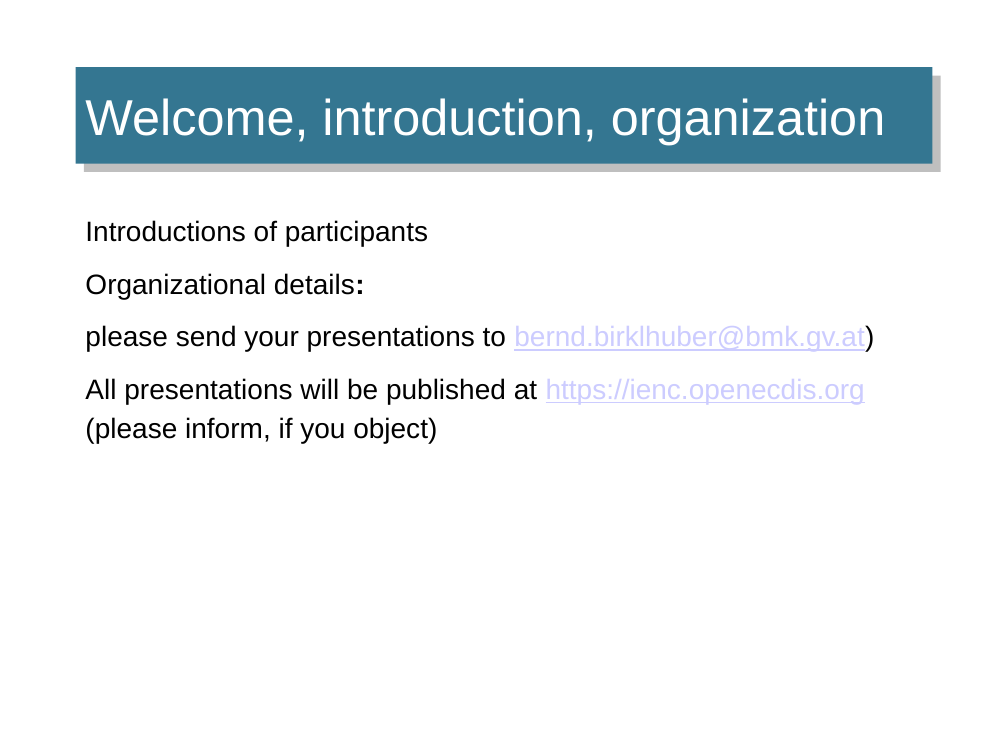
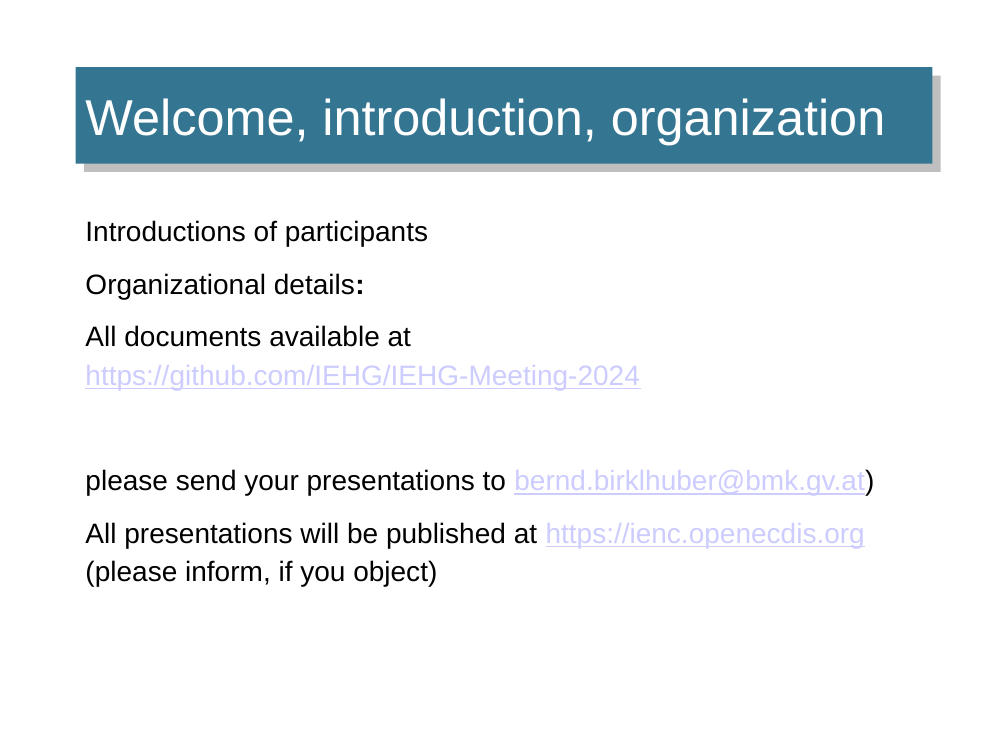
Before and after one commit to IEHG/IEHG-Meeting-2024, a slide deck: slide 3 of IEHG_2024.pptx. Drawn at 1008x756 pixels with LibreOffice and Linux fonts; fonts in the diff are those of the drawing; background and template pictures are left out. Boxes give left, top, right and bottom in pixels: in the first picture for what was removed or moved away, otherwise in the second. Text is boxed around its words. In the diff, an @@ line names an element or a change of style, - is before the commit and + after.

Commit message:
update of the documents

```diff
--- a/IEHG_2024.pptx
+++ b/IEHG_2024.pptx
@@ text at bbox=[85, 325, 639, 390]: paragraph added @@
+All documents available at
+https://github.com/IEHG/IEHG-Meeting-2024
```
Also in this commit, not shown: 1 other slide changed, 8 other files.
